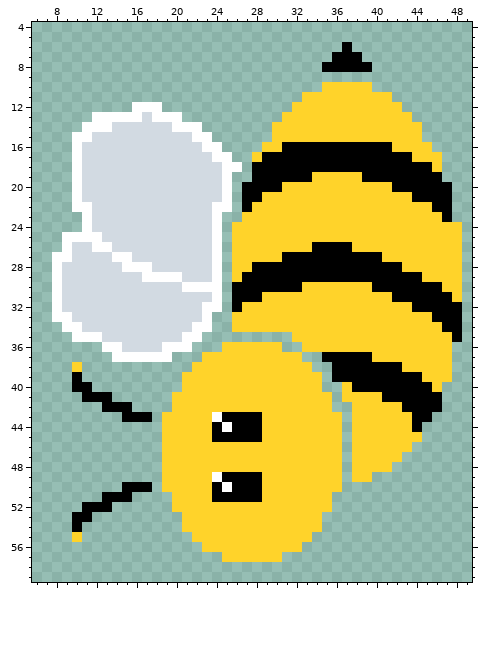
One commit to this pixel-art sprite: assets/images/bee-dead.png. The picture above was drawn from the file before the commit.
The file is 320x320 pixels, drawn in blocks of 5x5; one block is one cell here. Shown: x 6..49, y 4..59.
Now the later version:
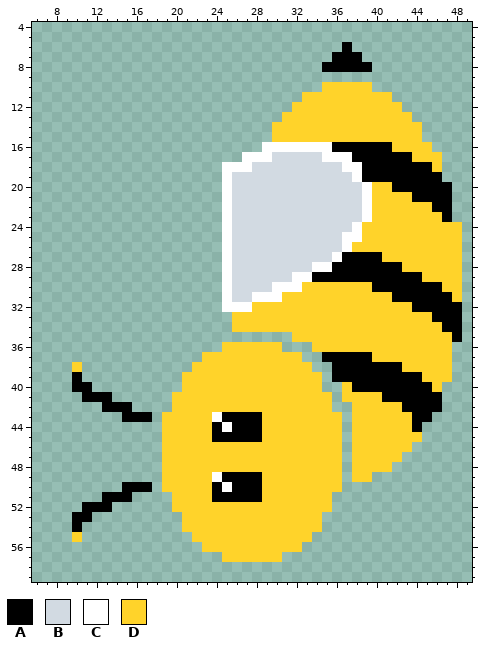
Palette (. is transparent): A #000000  B #d2dae2  C #ffffff  D #ffd32a
Edits made:
y 12: x 16..18 CCC -> ...
y 13: x 12..20 CCCCCBCCC -> .........
y 14: x 11..22 CCCBBBBBBCCC -> ............
y 15: x 10..23 CCBBBBBBBBBBCC -> ..............
y 16: x 10..24 CBBBBBBBBBBBBCC -> ...............; x 29..35 DDAAAAA -> CCCCCCC
y 17: x 10..25 CBBBBBBBBBBBBBCC -> ................; x 27..37 .DAAAAAAAAA -> CCCBBBBBCCC
y 18: x 10..24 CBBBBBBBBBBBBBB -> ...............; x 27..38 .AAAAAAAAAAA -> CBBBBBBBBBCC
y 19: x 10..24 CBBBBBBBBBBBBBB -> ...............; x 26..38 ..AAAAAADDDDD -> BBBBBBBBBBBBC
y 20: x 10..24 CBBBBBBBBBBBBBB -> ...............; x 26..39 .AAAADDDDDDDDD -> BBBBBBBBBBBBBC
y 21: x 10..24 CBBBBBBBBBBBBBB -> ...............; x 26..39 .AADDDDDDDDDDD -> BBBBBBBBBBBBBC
y 22: x 10..24 CCBBBBBBBBBBBBC -> ...............; x 26..39 .ADDDDDDDDDDDD -> BBBBBBBBBBBBBC
y 23: x 11..39 CBBBBBBBBBBBBC..DDDDDDDDDDDDD -> ..............CBBBBBBBBBBBBBC
y 24: x 11..38 CBBBBBBBBBBBBC.DDDDDDDDDDDDD -> ..............CBBBBBBBBBBBBC
y 25: x 9..38 CCCCBBBBBBBBBBBC.DDDDDDDDDDDDD -> ................CBBBBBBBBBBBCC
y 26: x 9..37 CBBCCBBBBBBBBBBC.DDDDDDDDAAAA -> ................CBBBBBBBBBBBC
y 27: x 8..36 CCBBBBCCBBBBBBBBC.DDDDDAAAAAA -> .................CBBBBBBBBBBC
y 28: x 8..35 CBBBBBBCCCBBBBBBC.DDAAAAAAAA -> .................CBBBBBBBBCC
y 29: x 8..33 CBBBBBBBBCCCCBBBC.DAAAAAAA -> .................CBBBBBBCC
y 30: x 8..32 CBBBBBBBBBBBBCCCC.AAAAAAA -> .................CBBBBCCC
y 31: x 8..30 CBBBBBBBBBBBBBBBC.AAADD -> .................CBBCCC
y 32: x 8..27 CBBBBBBBBBBBBBBCC.AD -> .................CCC
y 33: x 8..23 CCBBBBBBBBBBBBBC -> ................
y 34: x 9..23 CCBBBBBBBBBBBCC -> ...............
y 35: x 10..22 CCCBBBBBBBBCC -> .............
y 36: x 13..21 CCBBBBCCC -> .........; x 33 D -> .
y 37: x 14..19 CCCCCC -> ......
Where, in picture pixels (left, top, right, bottom), the same in both pictures:
changed: (52, 102, 372, 362)
